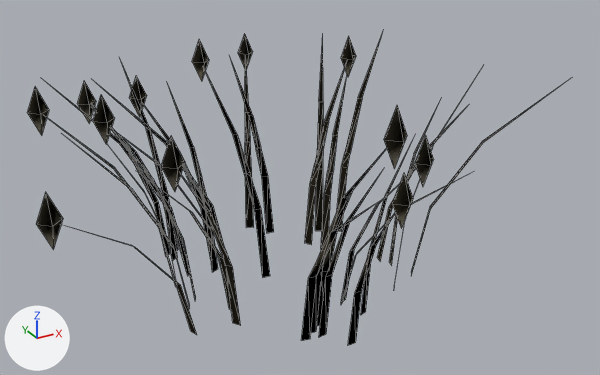
Before and after pictures for a commit that changed the glTF model dream/animations/ground/flora/grass_wiry_01.glb.
Camera for both pictures: a 50 mm camera at (-0.454, -0.868, 0.575) aimed at (0.02, -0.007, 0.144). The lights are fixed; the arrows at lower left show +X, +Y and +Z. The first picture is the older version. Mesh edges are drawn as thin lines. Vertices at exactly the same position are counted once.

The first picture shows 'grass_wiry_01'.
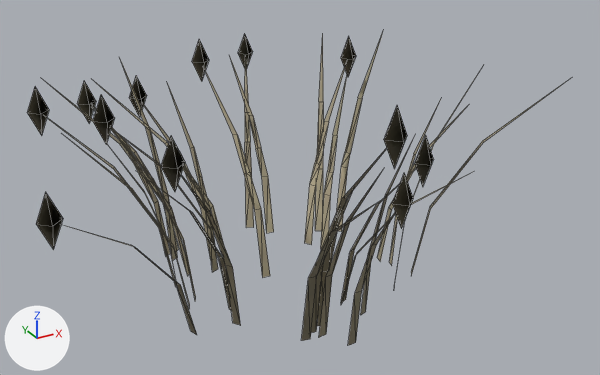
Changed parts and their boxes (x1, y1, x2, y2) in the pictures (600 x 375 px):
'grass_wiry_01', surface changed, shading changed: (27, 39, 543, 345) in both

What changed in the scene script:
```text
Change mat_ground_baked:
    where n2 = _N.new('ShaderNodeMix'); n2.name = 'Mix'
    n2.inputs[7].default_value: (0.25, 0.25, 0.25, 1.0) -> (0.48, 0.48, 0.48, 1.0)  # 'B', grey #898989 -> 'B', grey #b8b8b8
Change me_grass_wiry_01:
    where me_grass_wiry_01.from_pydata(...)  # 356 vertices, 324 faces; spans x -0.327..0.318, y -0.322..0.359, z 0.0..0.338
    used by ob_grass_wiry_01; location = (0.0, 0.0, 0.0)
    me_grass_wiry_01 part 1: its shading normals changed
```
